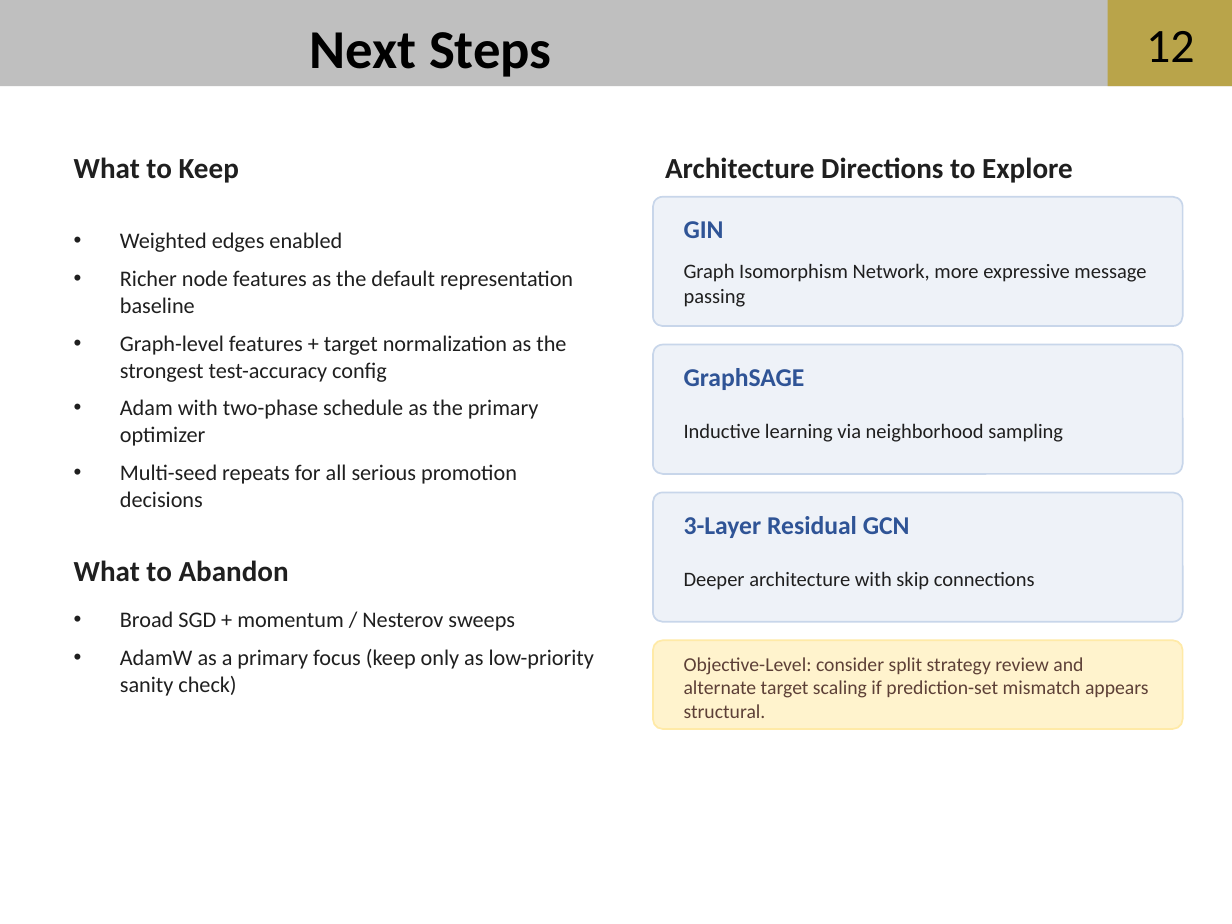
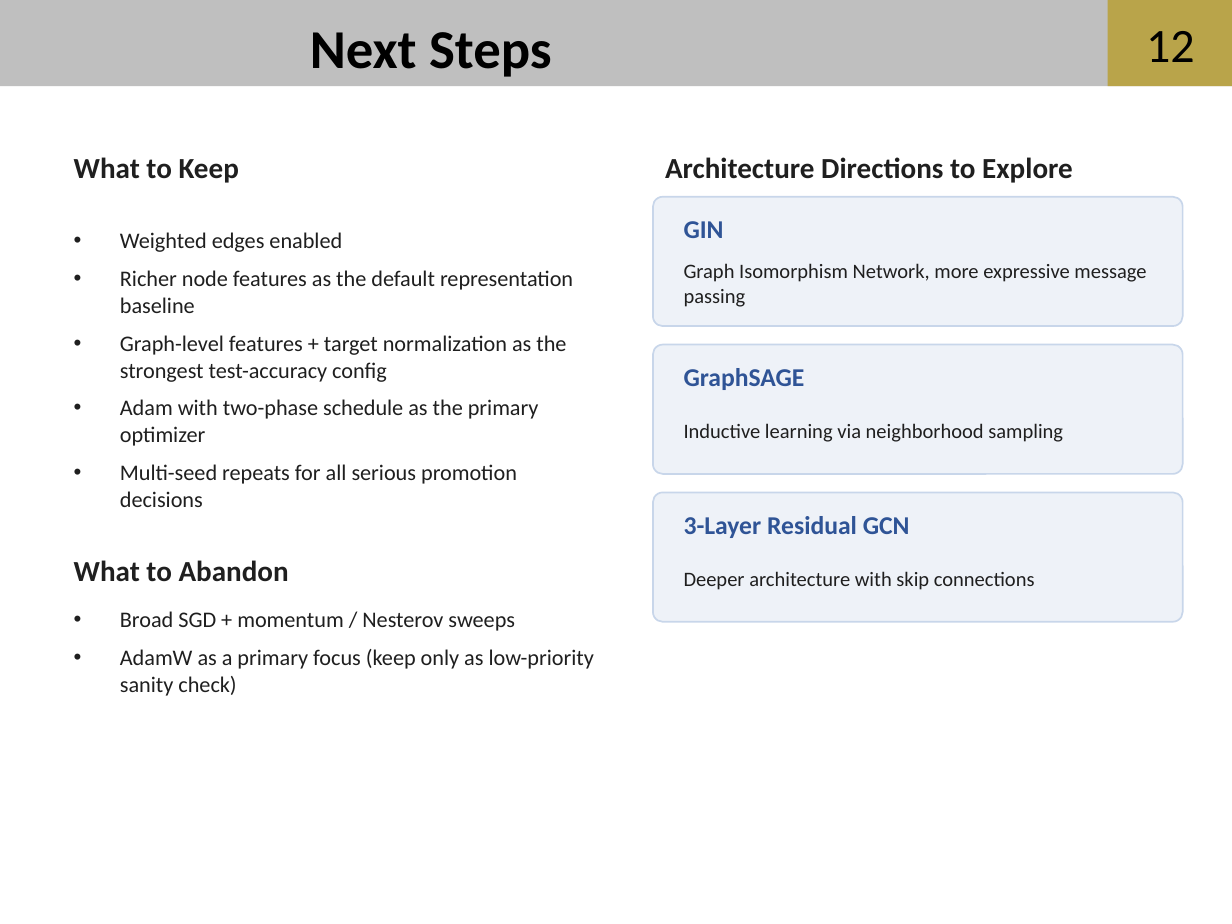
Before and after one commit to aadams2006/NSF-REU-Summer-26, a slide deck: slide 12 of docs/reference_materials/powerpoints/6-30 REU.pptx. Drawn at 1232x924 pixels with LibreOffice and Linux fonts; fonts in the diff are those of the drawing; background and template pictures are left out. Boxes give left, top, right and bottom in pixels: in the first picture for what was removed or moved away, otherwise in the second. Text is boxed around its words. In the diff, an @@ line names an element or a change of style, - is before the commit and + after.

Commit message:
misc

```diff
--- a/docs/reference_materials/powerpoints/6-30 REU.pptx
+++ b/docs/reference_materials/powerpoints/6-30 REU.pptx
@@ rounded rectangle removed at (653,641,1183,729) @@
@@ text removed at (684,657,1149,718) @@
-Objective-Level: consider split strategy review and alternate target scaling if prediction-set mismatch appears structural.
```
